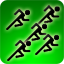
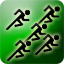
Layers edited between the first and the second 64×64 image:
pixels changed over 0, 0, 64, 64 (layer not identified)
